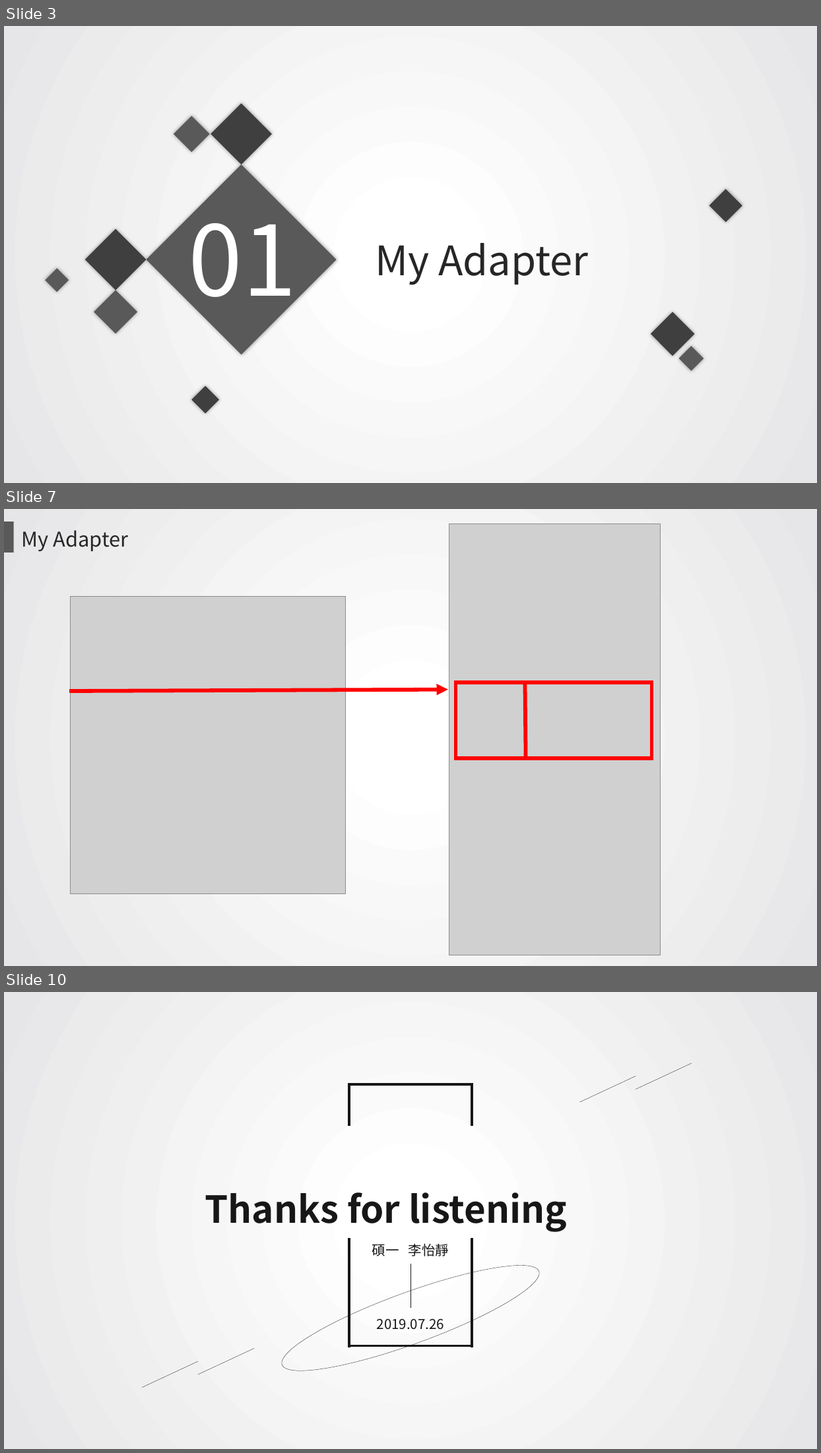
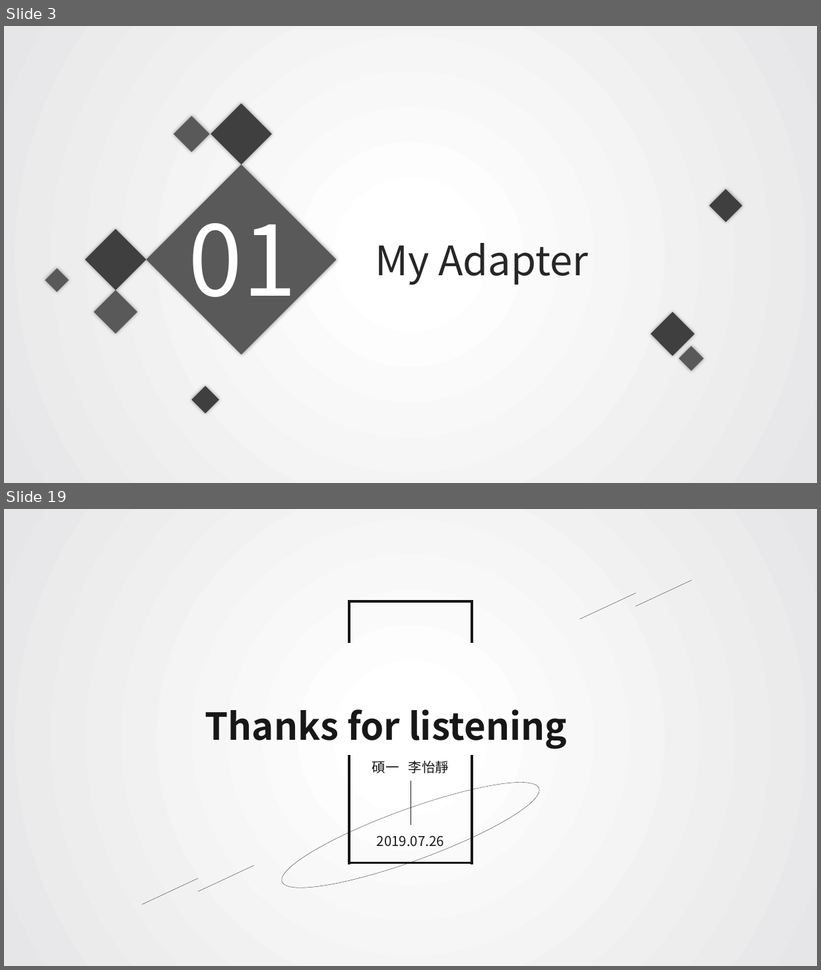
Before and after one commit to JoyceLi1210/JoyceLi1210.github.io, a slide deck: Android_HW3.pptx. Shown one above the other, each under a label of ours: slides 3, 7 and 10 before the commit, slides 3 and 19 after it; the slides between them are not shown. The pictures are 821x1453 and 821x970 pixels, drawn with LibreOffice and Linux fonts; fonts in the diff are those of the drawing; grey boxes stand for pictures; background and template pictures are left out. Boxes give left, top, right and bottom in pixels: in the first picture for what was removed or moved away, otherwise in the second. Text is boxed around its words. In the diff, an @@ line names an element or a change of style, - is before the commit and + after.

```diff
--- a/Android_HW3.pptx
+++ b/Android_HW3.pptx
@@ slide 7 removed at bbox=[4, 509, 817, 966], background gradient #FFFFFF to #E6E6E8 @@
@@ rectangle removed at bbox=[4, 522, 14, 553] @@
@@ picture removed at bbox=[449, 524, 660, 956] @@
@@ text removed at bbox=[22, 530, 129, 551] @@
-My Adapter
@@ picture removed at bbox=[71, 596, 346, 894] @@
@@ rectangle removed at bbox=[456, 683, 652, 758] @@
@@ line removed from (525, 683) to (526, 758) @@
@@ arrow removed from (69, 691) to (448, 690) @@
@@ what was slide 10 is now slide 19 @@
```
Also in this commit, not shown: 2 slides changed, 14 slides added, 4 other slides removed.
